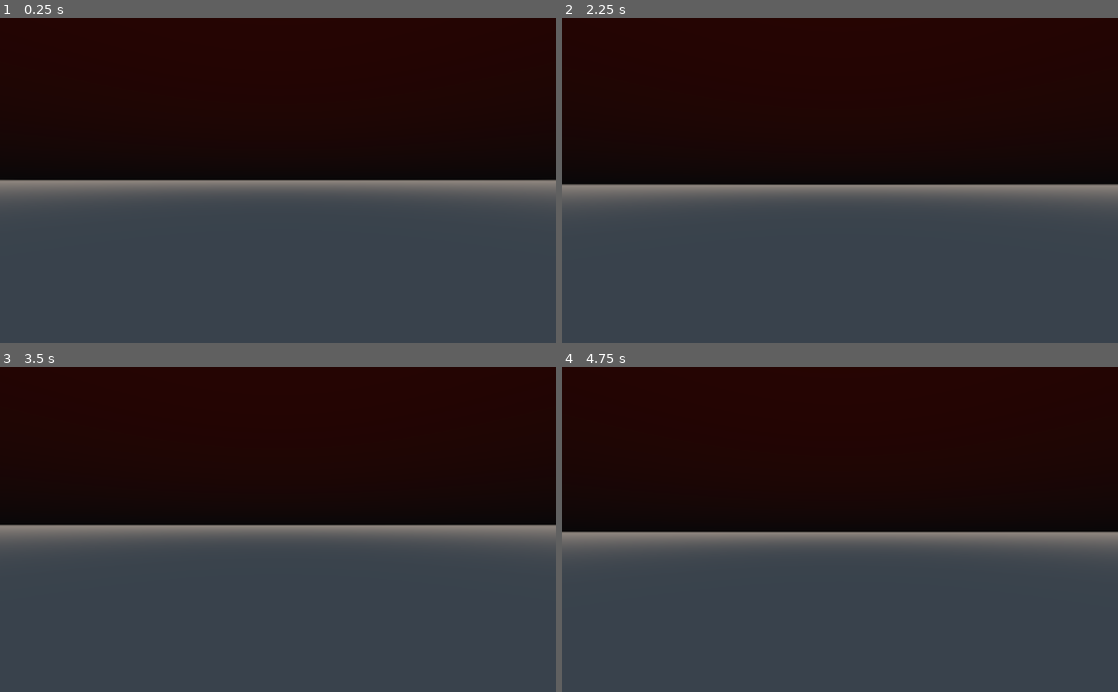
Above: before the commit, frames 1-4 (two rows, left to right).
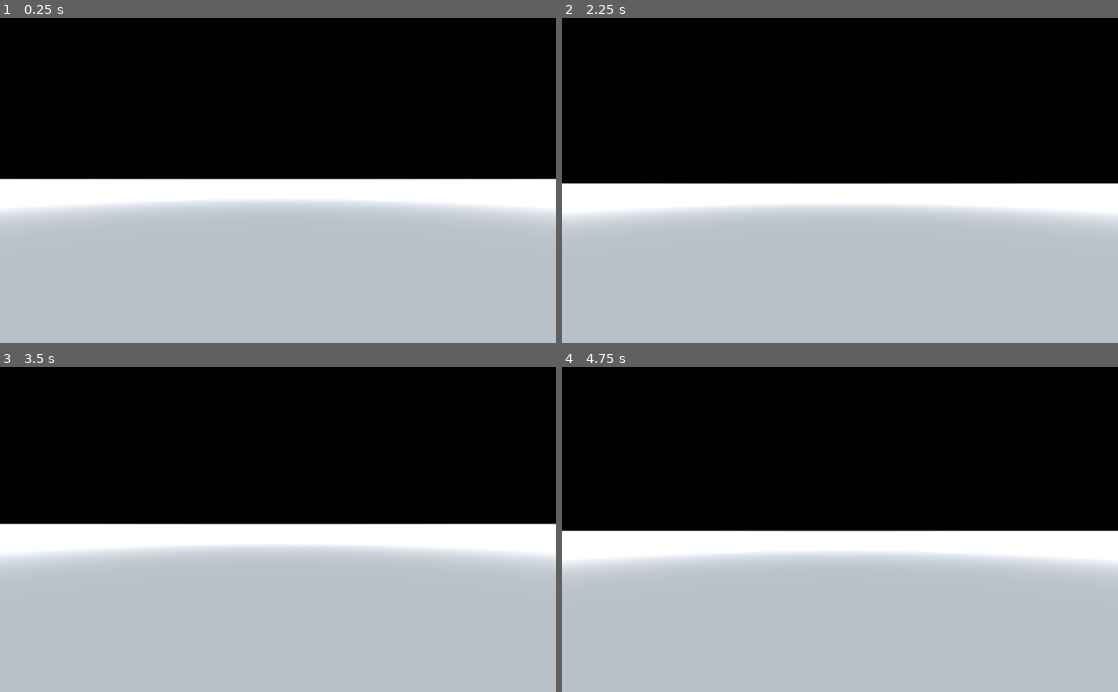
Above: after the commit, the same moments.

Repository: ihave13digits/The13
Game: Godot game, scene res://scene/entity/Player.tscn
Two runs of this game, one before a commit and one after it. Both use one fixed random seed, a clock stepped at 60 frames per second and the inputs below. This scene is started directly instead of the project's main scene.
Inputs (mouse positions are in pixels of both pictures, inside the frame that each line leads up to):
- Up to frame 1 (0.25 s): no input
- Up to frame 2 (2.25 s): tap Enter at 0.5, 2 s; move the mouse to (867, 180) at 0.52 s; hold W (move_forward) from 0.53 s (still down); click (867, 180) at 0.6 s; tap Space at 1.25 s; move the mouse to (812, 180) at 1.27 s; click (812, 180) at 1.35 s; move the mouse to (851, 174) at 2.02 s; click (851, 174) at 2.1 s
- Up to frame 3 (3.5 s): keep holding W (move_forward); tap Space at 2.75 s; move the mouse to (272, 536) at 2.77 s; click (272, 536) at 2.85 s
- Up to frame 4 (4.75 s): keep holding W (move_forward); tap Enter at 3.5 s; move the mouse to (878, 532) at 3.52 s; click (878, 532) at 3.6 s; tap Space at 4.25 s; move the mouse to (795, 526) at 4.27 s; click (795, 526) at 4.35 s

The runs differ from the first frame. In frame 1, 88% of the frame differs, in the area x 0-100%, y 0-100%; in frame 2, 88%; in frame 3, 88%; in frame 4, 88%.

Commit message:
Changed scene visually like saturation. Added DoF. Added worm audio file.

Diff:
--- a/default_env.tres
+++ b/default_env.tres
@@ -10,27 +10,34 @@
 [resource]
 background_mode = 2
 background_sky = SubResource( 1 )
-background_energy = 1.97
+background_energy = 8.11
 ambient_light_color = Color( 1, 1, 1, 1 )
-ambient_light_energy = 0.31
+ambient_light_energy = 1.61
 fog_enabled = true
-fog_color = Color( 0.235294, 0.247059, 0.266667, 1 )
+fog_color = Color( 0.309804, 0.360784, 0.458824, 1 )
 fog_sun_color = Color( 1, 1, 1, 1 )
-fog_sun_amount = 0.52
-fog_depth_begin = 366.0
-fog_depth_end = 1554.5
-fog_depth_curve = 2.0
+fog_sun_amount = 0.25
+fog_depth_begin = 406.5
+fog_depth_end = 1231.3
 fog_transmit_enabled = true
-fog_transmit_curve = 0.0915055
 fog_height_enabled = true
-fog_height_min = -636.5
-fog_height_max = 484.8
+fog_height_min = -242.8
+fog_height_max = 81.6
 fog_height_curve = 1.10957
+tonemap_mode = 1
+tonemap_exposure = 0.68
+tonemap_white = 8.27
 ssao_radius = 43.63
-glow_intensity = 4.68
-glow_strength = 1.44
+dof_blur_far_enabled = true
+dof_blur_far_transition = 0.2
+dof_blur_far_amount = 0.12
+glow_intensity = 3.91
+glow_strength = 1.12
 glow_blend_mode = 1
 glow_hdr_threshold = 0.96
 glow_hdr_luminance_cap = 110.26
 glow_hdr_scale = 1.56
 adjustment_enabled = true
+adjustment_brightness = 1.34
+adjustment_contrast = 3.66
+adjustment_saturation = 0.13
--- a/scene/entity/Player.gd
+++ b/scene/entity/Player.gd
@@ -86,7 +86,7 @@
 #			Tween.TRANS_LINEAR
 #			)
 #		tween.start()
-	if steps_taken > 100:
+	if steps_taken > 10:
 		emit_signal("triggered_event")
 
 func _physics_process(delta):
--- a/scene/entity/Worm.tscn
+++ b/scene/entity/Worm.tscn
@@ -1,7 +1,8 @@
-[gd_scene load_steps=3 format=2]
+[gd_scene load_steps=4 format=2]
 
 [ext_resource path="res://mesh/uirm-animated.dae" type="PackedScene" id=1]
 [ext_resource path="res://material/worm.tres" type="Material" id=2]
+[ext_resource path="res://audio/worm_scare.wav" type="AudioStream" id=3]
 
 [node name="Worm" instance=ExtResource( 1 )]
 
@@ -10,3 +11,11 @@
 
 [node name="AnimationPlayer" parent="." index="1"]
 autoplay = "dig"
+
+[node name="AudioStreamPlayer3D" type="AudioStreamPlayer3D" parent="." index="2"]
+transform = Transform( 1, 0, 0, 0, 1, 0, 0, 0, 1, 0, 8.62144, 0 )
+stream = ExtResource( 3 )
+unit_db = 80.0
+unit_size = 23.3
+max_db = 6.0
+autoplay = true
Not shown, added: audio/worm_scare.wav.import
Not shown, added: audio/worm_scare.wav
